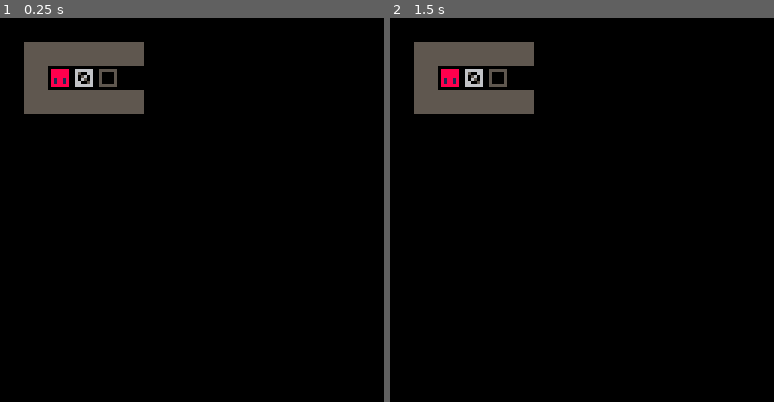
Above: before the commit, frames 1-2 (left to right).
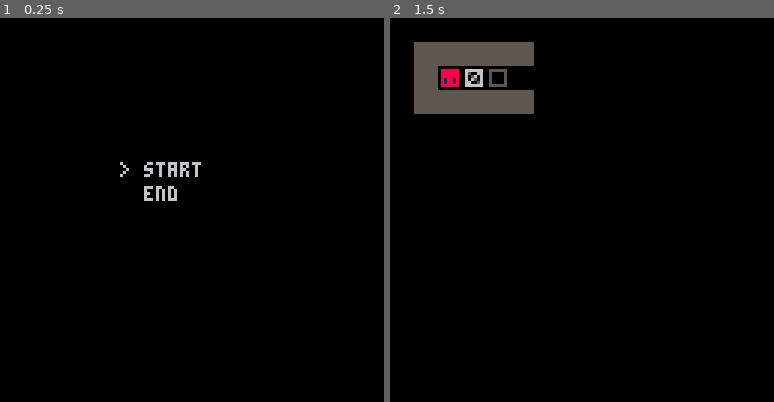
Above: after the commit, the same moments.

Repository: yuxiaomao/pico8-soko
Game: PICO-8 cartridge soko.p8
Same seed, same stepped clock (60 frames per second), same inputs: the game is played once before the commit and once after it.
Inputs:
- Up to frame 1 (0.25 s): no input
- Up to frame 2 (1.5 s): tap X (X key) at 1.07 s

The runs differ from the first frame. In frame 1, 5.3% of the frame differs, in the area x 6-53%, y 6-48%; in frame 2, nothing differs.

Commit message:
Menu: add a simple menu with start

Diff:
--- a/soko.p8
+++ b/soko.p8
@@ -3,9 +3,15 @@
 __lua__
 -- main
 
-
 -- functions
 function _init()
+  extcmd("set_title","soko")
+  _initmenu()
+  _update=_updatemenu
+  _draw=_drawmenu
+end
+
+function _menu2level()
   _initlevel()
   _update=_updatelevel
   _draw=_drawlevel
@@ -35,22 +41,17 @@
 -->8
 -- inlevel
 
--- current states
-c_env={}
-c_obj={}
-c_mapsiz={}
-c_usrpos={}
-c_usrface=0 -- face orientation
+-- init, update, draw
 
 function _initlevel()
-  -- map select / todo: check if valid
+  -- load map
   c_env=map1.env
   c_obj=map1.obj
   c_mapsiz=map1.siz
   curr_cnt=map1.cnt -- count filled targets
   c_usrpos=map1.usr
   -- other var init
-  c_usrface=3
+  c_usrface=3 -- face orientation
 end
 
 function _updatelevel()
@@ -61,11 +62,11 @@
 end
 
 function _drawlevel()
-  _drawall()
-end
-
+  _drawlevelall()
+end
 
 -- custom functions
+
 function iswall(x,y)
   return (c_env[y][x] == 1)
 end
@@ -143,7 +144,7 @@
 end
 
 -- clean and redraw all elements
-function _drawall()
+function _drawlevelall()
   cls()
   for y=1,c_mapsiz.y do
     for x=1,c_mapsiz.x do
@@ -170,10 +171,44 @@
 -->8
 -- menu
 
+-- menu item
+m_item={"start", "end"}
+m_pos={x=5,y=5}
+m_sel=1
+
+-- init, update, draw
+
+function _initmenu()
+  cls()
+end
+
 function _updatemenu()
+  if btnp(2) then
+    m_sel-=1
+    if (m_sel < 1) m_sel=1
+  end
+  if btnp(3) then
+    m_sel+=1
+    if (m_sel > #m_item) m_sel=#m_item
+  end
+  if btnp(5) then
+    if (m_sel == 1) then -- level
+      _menu2level()
+    end
+  end
 end
 
 function _drawmenu()
+  cls()
+  for i=1,#m_item do
+    if (m_sel == i) then
+      print("> "..m_item[i],
+            m_pos.x*8, (m_pos.y+i)*8)
+    else
+      print("  "..m_item[i],
+            m_pos.x*8, (m_pos.y+i)*8)
+    end
+  end
 end
 
 -- end menu
